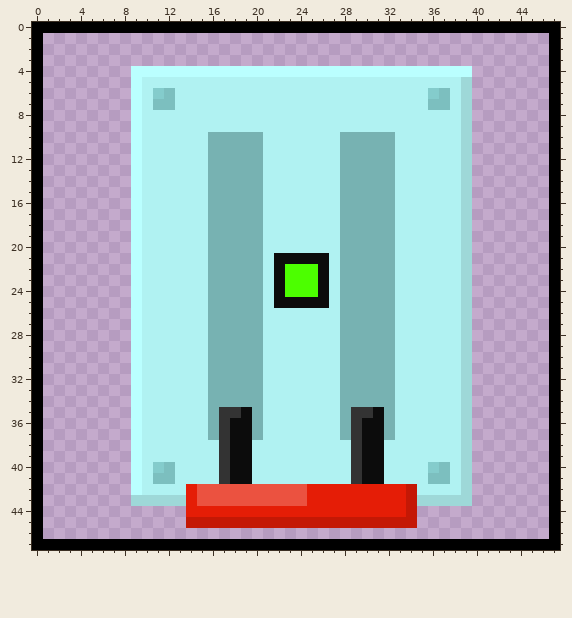
File history of a pixel-art sprite, Images/LeverOn.png. Above is the file before it was changed.
The file is 48x48 pixels.
And afterwards:
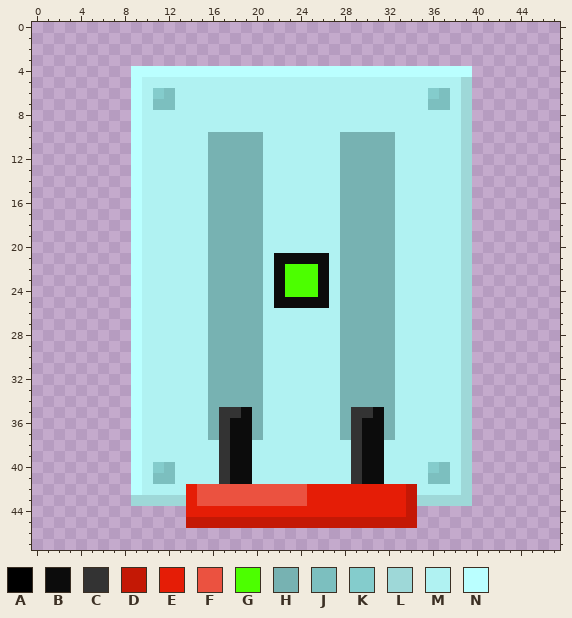
Palette (. is transparent): A #000000  B #0c0c0c  C #333333  D #c41805  E #e51d06  F #eb5240  G #4cff00  H #77b2b2  J #7cbfbf  K #84cccc  L #9ed8d8  M #b0f2f2  N #baffff
Change:
The edit erases colour A in row 0 at x 0 to 47; in rows 1 to 46 at x 0 and 47; in row 47 at x 0 to 47.
Changed places in both pictures, as pixel boxes (x1, y1, x2, y2):
erased: (32, 22, 560, 550)
